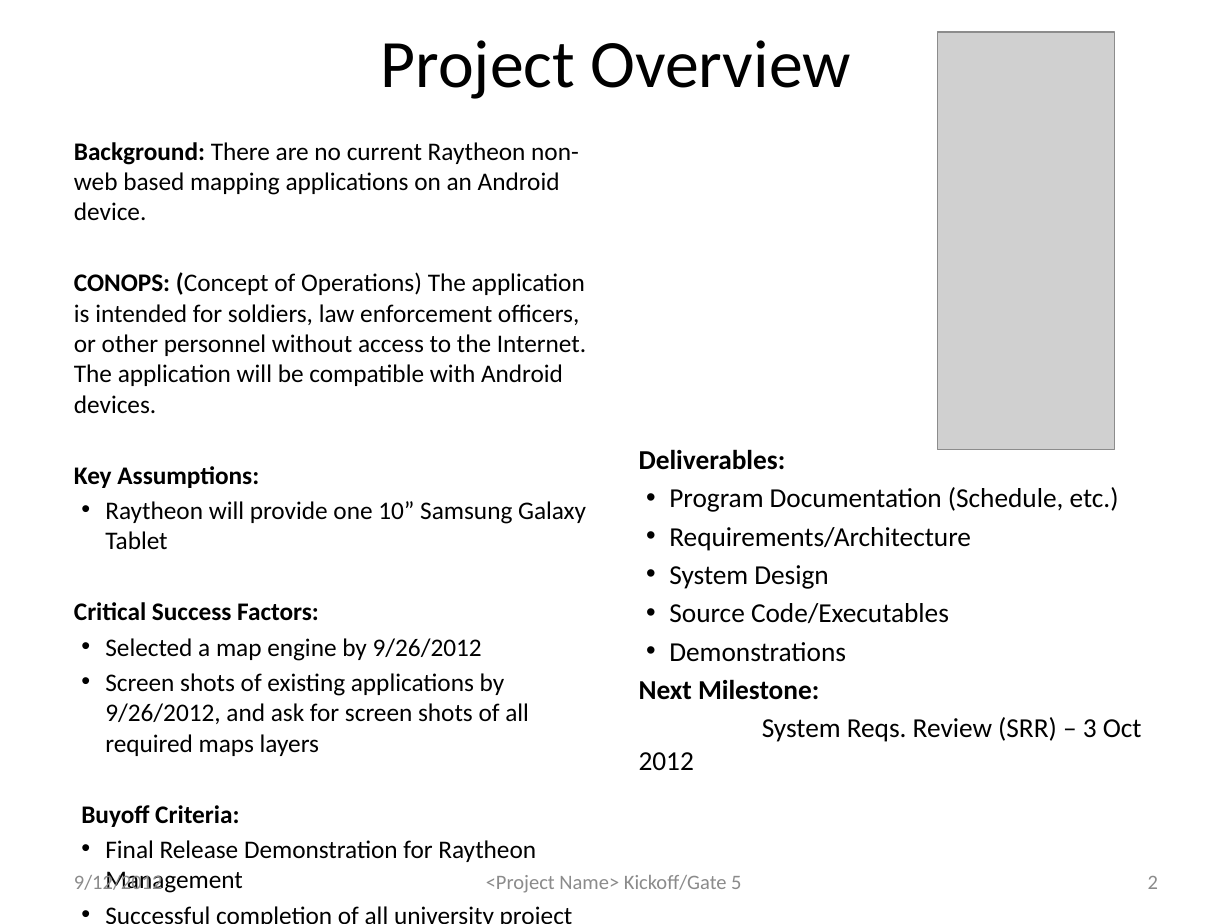
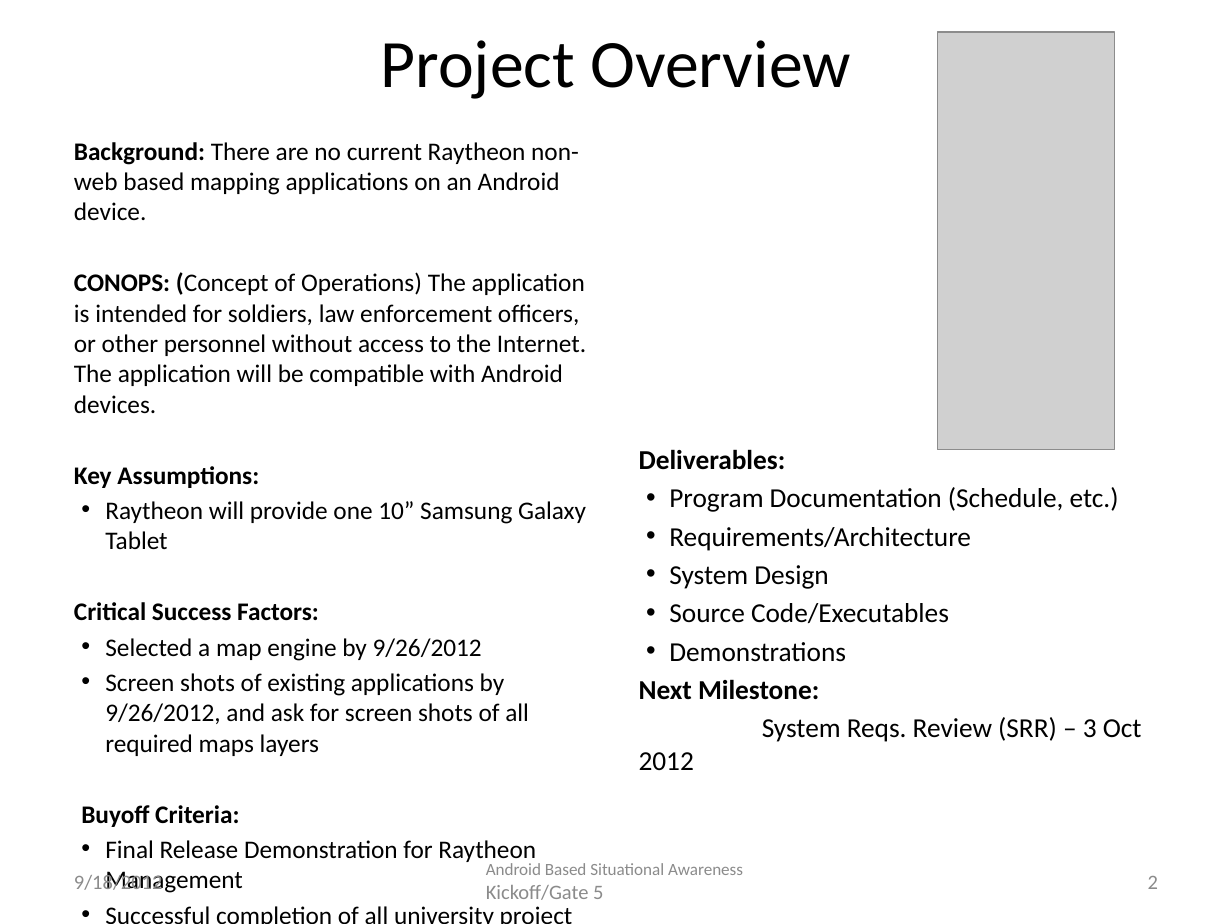
Before and after one commit to atniptw/Senior-Project, a slide deck: slide 2 of Documents/PowerPoints/Senior Design Project - Gate 5 1.0.pptx. Drawn at 1232x924 pixels with LibreOffice and Linux fonts; fonts in the diff are those of the drawing; grey boxes stand for pictures. Boxes give left, top, right and bottom in pixels: in the first picture for what was removed or moved away, otherwise in the second. Text is boxed around its words. In the diff, an @@ line names an element or a change of style, - is before the commit and + after.

```diff
--- a/Documents/PowerPoints/Senior Design Project - Gate 5 1.0.pptx
+++ b/Documents/PowerPoints/Senior Design Project - Gate 5 1.0.pptx
@@ text at <box>486,863,743,900</box>: text changed; size 12 to 10 pt @@
-<Project Name> Kickoff/Gate 5
+Android Based Situational Awareness Kickoff/Gate 5
@@ text at <box>74,872,163,890</box>: text changed @@
-9/12/2012
+9/18/2012
```
Also in this commit, not shown: 6 other slides changed, 4 slides removed, 7 other files.
